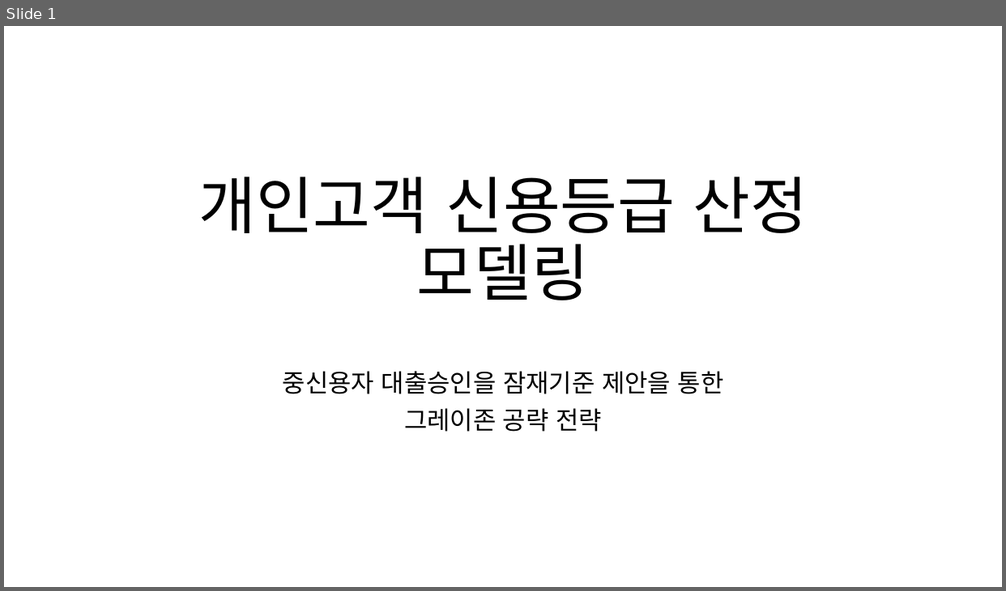
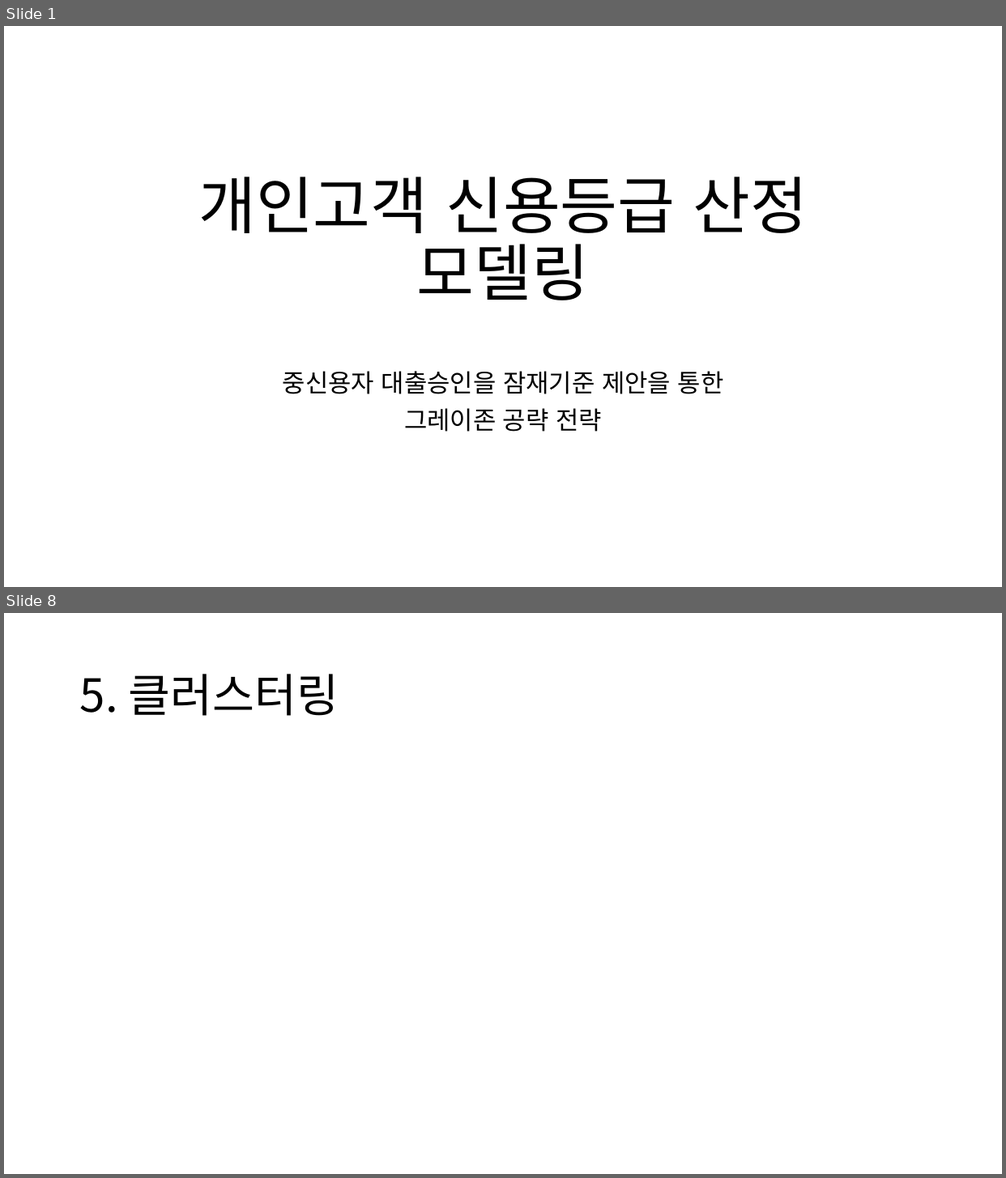
Before and after one commit to HANARONE/dh01, a slide deck: 개인고객 신용등급 산정 모델링.pptx. Shown one above the other, each under a label of ours: slide 1 before the commit, slides 1 and 8 after it; the slides between them are not shown. The pictures are 1006x591 and 1006x1178 pixels, drawn with LibreOffice and Linux fonts; fonts in the diff are those of the drawing. Boxes give left, top, right and bottom in pixels: in the first picture for what was removed or moved away, otherwise in the second. Text is boxed around its words. In the diff, an @@ line names an element or a change of style, - is before the commit and + after.

```diff
--- a/개인고객 신용등급 산정 모델링.pptx
+++ b/개인고객 신용등급 산정 모델링.pptx
@@ slide 8 added at [4, 613, 1002, 1174], background #FFFFFF @@
@@ title added at [80, 674, 339, 716], 44 pt, text #000000 @@
+5. 클러스터링
```
Also in this commit, not shown: 1 slide changed, 5 other slides added, 2 slides removed.
